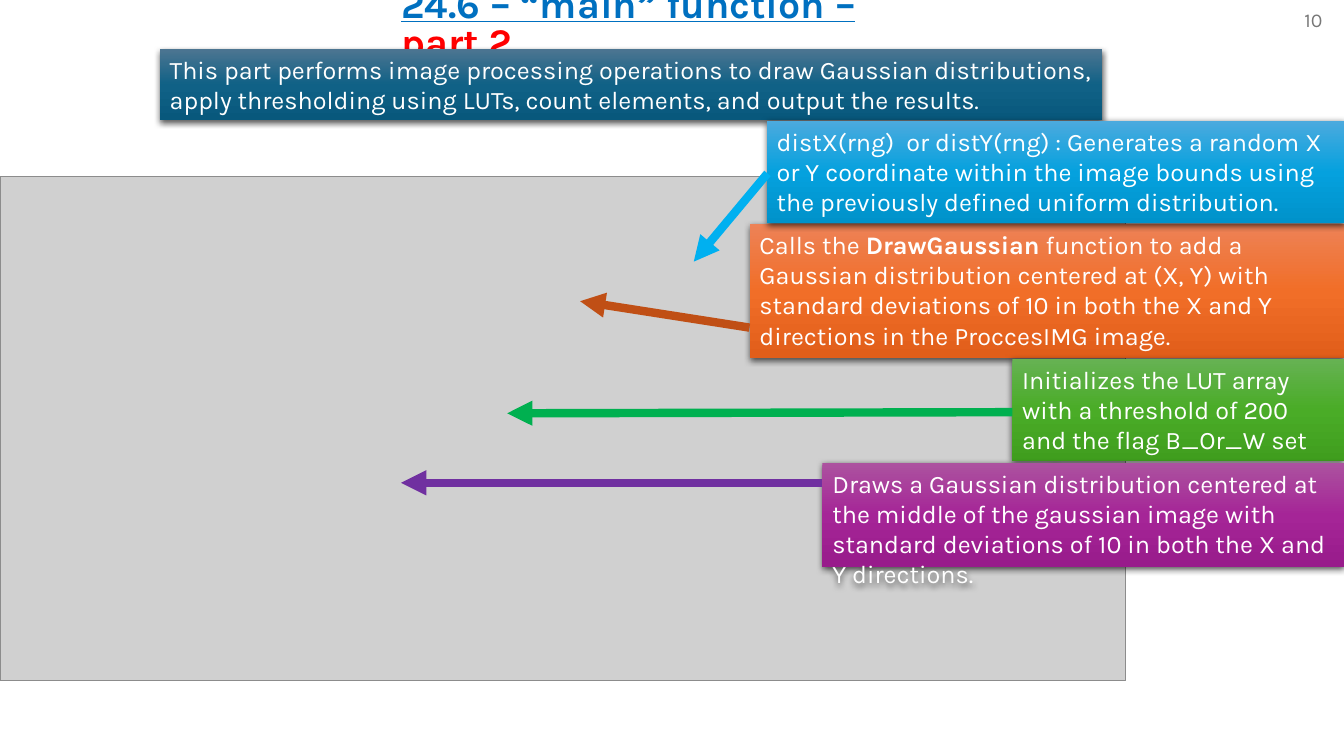
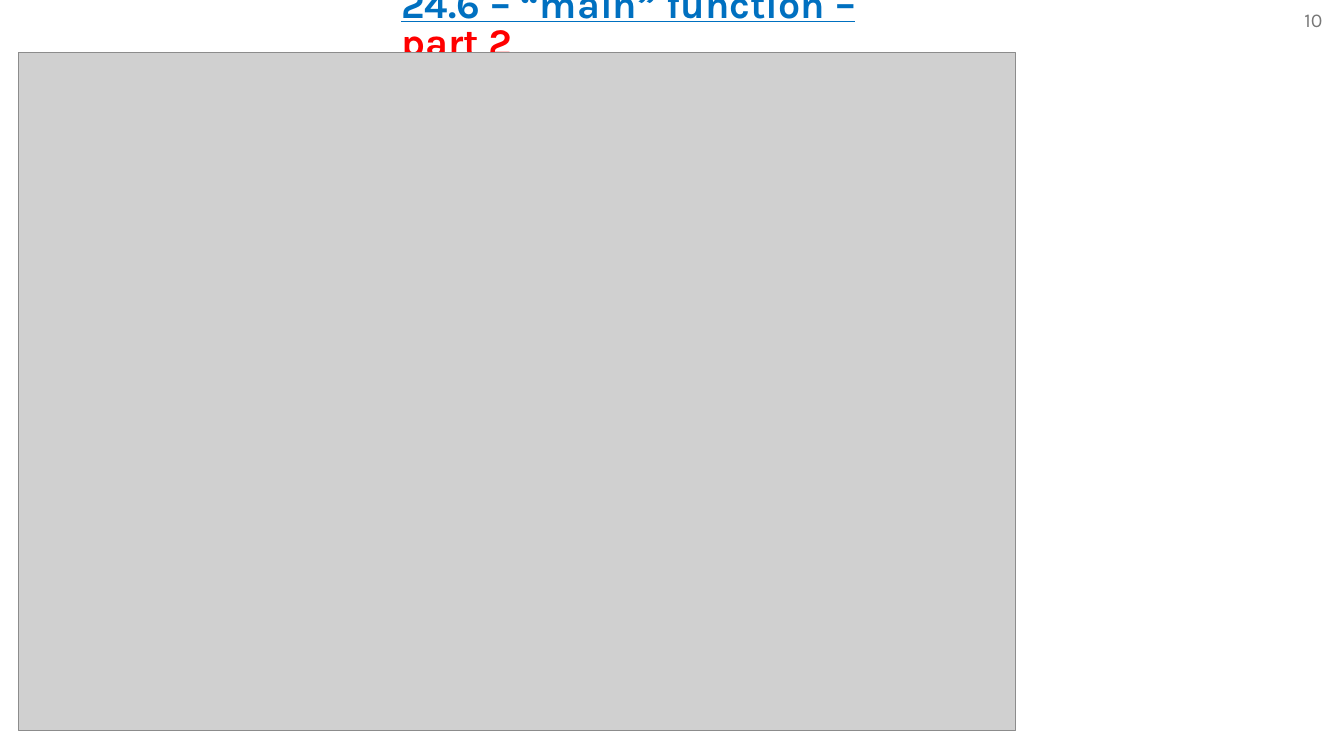
Before and after one commit to omripony/image-processing, a slide deck: slide 10 of labs/lab24- waiting for grade/version 1/1950-2210-7939-ImPr24-1.pptx. Drawn at 1344x756 pixels with LibreOffice and Linux fonts; fonts in the diff are those of the drawing; grey boxes stand for pictures. Boxes give left, top, right and bottom in pixels: in the first picture for what was removed or moved away, otherwise in the second. Text is boxed around its words. In the diff, an @@ line names an element or a change of style, - is before the commit and + after.

Commit message:
update 31 ppt

```diff
--- a/labs/lab24- waiting for grade/version 1/1950-2210-7939-ImPr24-1.pptx
+++ b/labs/lab24- waiting for grade/version 1/1950-2210-7939-ImPr24-1.pptx
@@ picture: place and size @@
-picture at (0,176,1126,682)
+picture at (19,52,1016,731)
@@ rectangle removed at (160,49,1103,121) @@
-This part performs image processing operations to draw Gaussian distributions, apply thresholding using LUTs, count elements, and output the results.
@@ rectangle removed at (767,121,1344,223) @@
-distX(rng) or distY(rng) : Generates a random X or Y coordinate within the image bounds using the previously defined uniform distribution.
@@ arrow removed from (767, 173) to (694, 262) @@
@@ rectangle removed at (750,224,1344,357) @@
-Calls the DrawGaussian function to add a Gaussian distribution centered at (X, Y) with standard deviations of 10 in both the X and Y directions in the ProccesIMG image.
@@ arrow removed from (750, 328) to (581, 301) @@
@@ rectangle removed at (1012,359,1344,461) @@
-Initializes the LUT array with a threshold of 200 and the flag B_Or_W set to 1
@@ arrow removed from (1012, 412) to (507, 413) @@
@@ rectangle removed at (823,463,1344,567) @@
-Draws a Gaussian distribution centered at the middle of the gaussian image with standard deviations of 10 in both the X and Y directions.
@@ arrow removed from (823, 483) to (401, 483) @@
```
Also in this commit, not shown: 9 other slides changed, 3 slides added, 2 slides removed, 31 other files.
